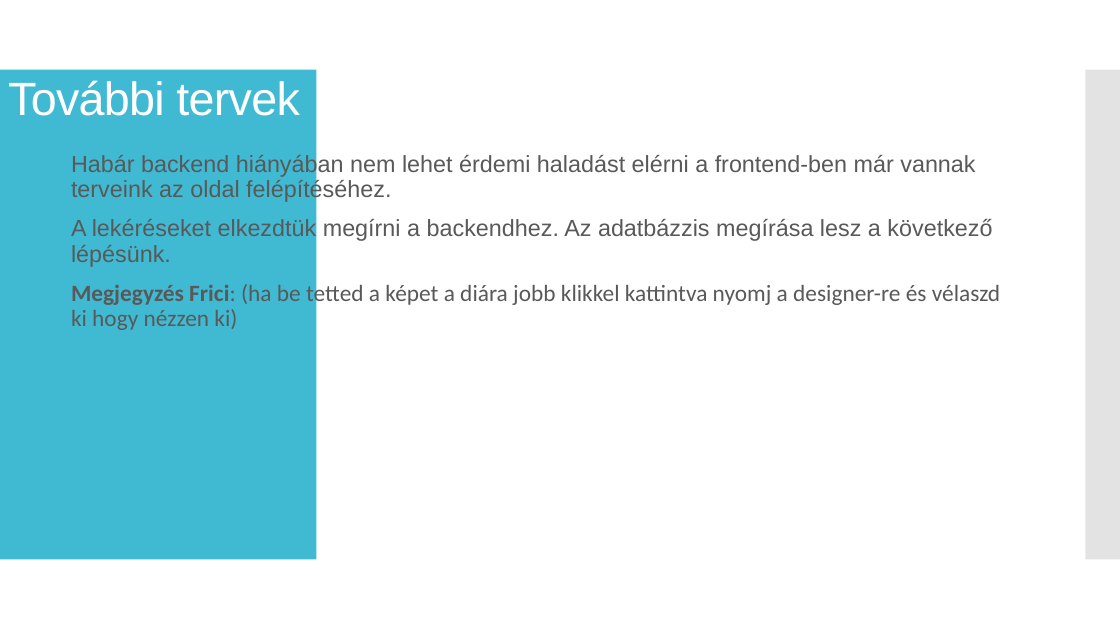
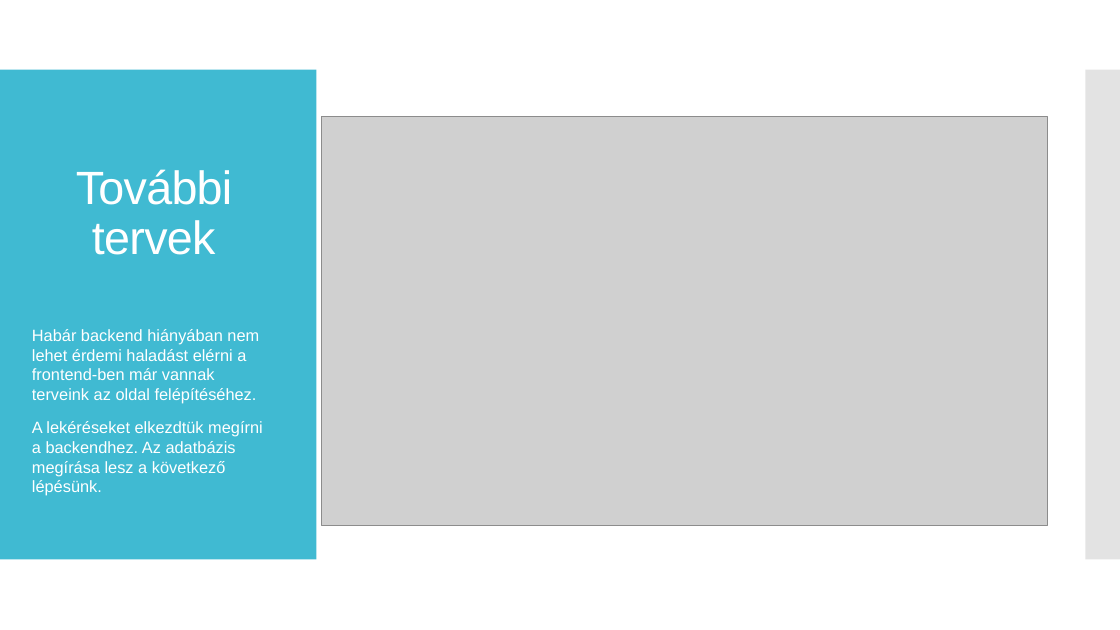
Before and after one commit to Frici73/project13, a slide deck: slide 6 of docs/jelentes.pptx. Drawn at 1120x630 pixels with LibreOffice and Linux fonts; fonts in the diff are those of the drawing; grey boxes stand for pictures. Boxes give left, top, right and bottom in pixels: in the first picture for what was removed or moved away, otherwise in the second. Text is boxed around its words. In the diff, an @@ line names an element or a change of style, - is before the commit and + after.

```diff
--- a/docs/jelentes.pptx
+++ b/docs/jelentes.pptx
@@ title "További tervek" moved from (x1=8, y1=80, x2=300, y2=116) to (x1=76, y1=169, x2=233, y2=255) @@
@@ title "További tervek" at (x1=76, y1=169, x2=233, y2=255): alignment left to centre @@
@@ picture added at (x1=322, y1=117, x2=1048, y2=525) @@
@@ text "Habár backend hiányában nem lehet ..." moved from (x1=71, y1=153, x2=1000, y2=330) to (x1=32, y1=329, x2=262, y2=496) @@
@@ text at (x1=32, y1=329, x2=259, y2=404): size 20 to 14 pt, text colour #595959 to #FFFFFF in "Habár backend hiányában nem lehet érdemi haladást ..."; line spacing 0.9 to 1 @@
@@ text at (x1=32, y1=421, x2=262, y2=496): text changed; size 20 to 14 pt; font Calibri to Arial; text colour #595959 to #FFFFFF @@
-A lekéréseket elkezdtük megírni a backendhez. Az adatbázzis megírása lesz a következő lépésünk.
-Megjegyzés Frici: (ha be tetted a képet a diára jobb klikkel kattintva nyomj a designer-re és vélaszd ki hogy nézzen ki)
+A lekéréseket elkezdtük megírni a backendhez. Az adatbázis megírása lesz a következő lépésünk.
```
Also in this commit, not shown: 1 other slide changed, 1 other file.
